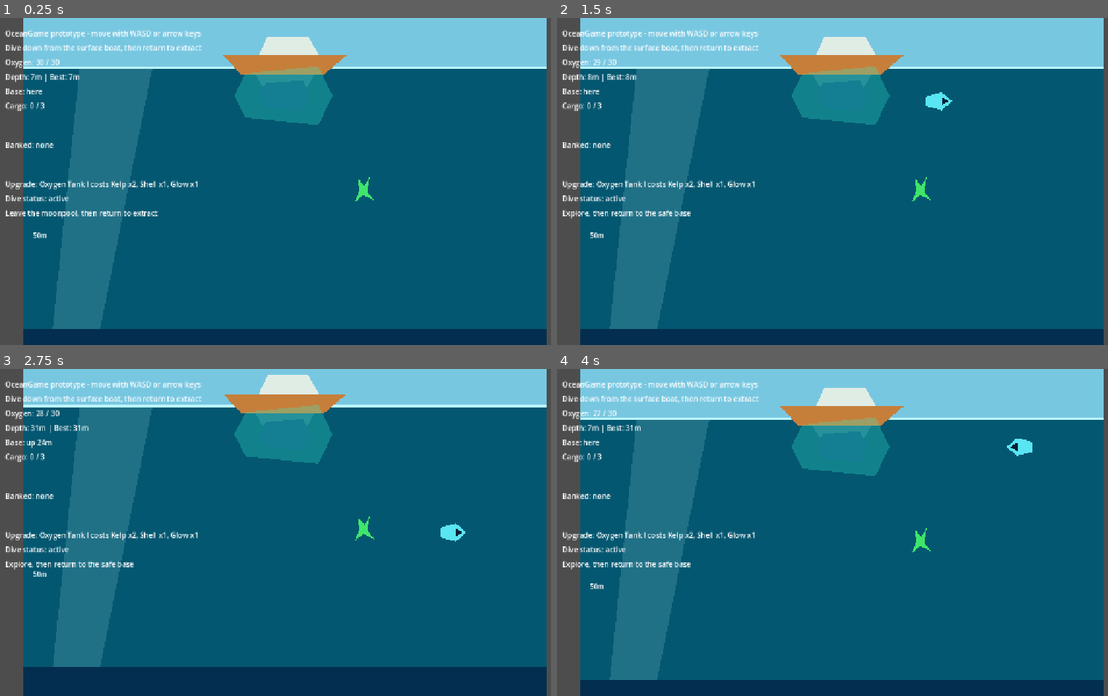
Above: before the commit, frames 1-4 (two rows, left to right).
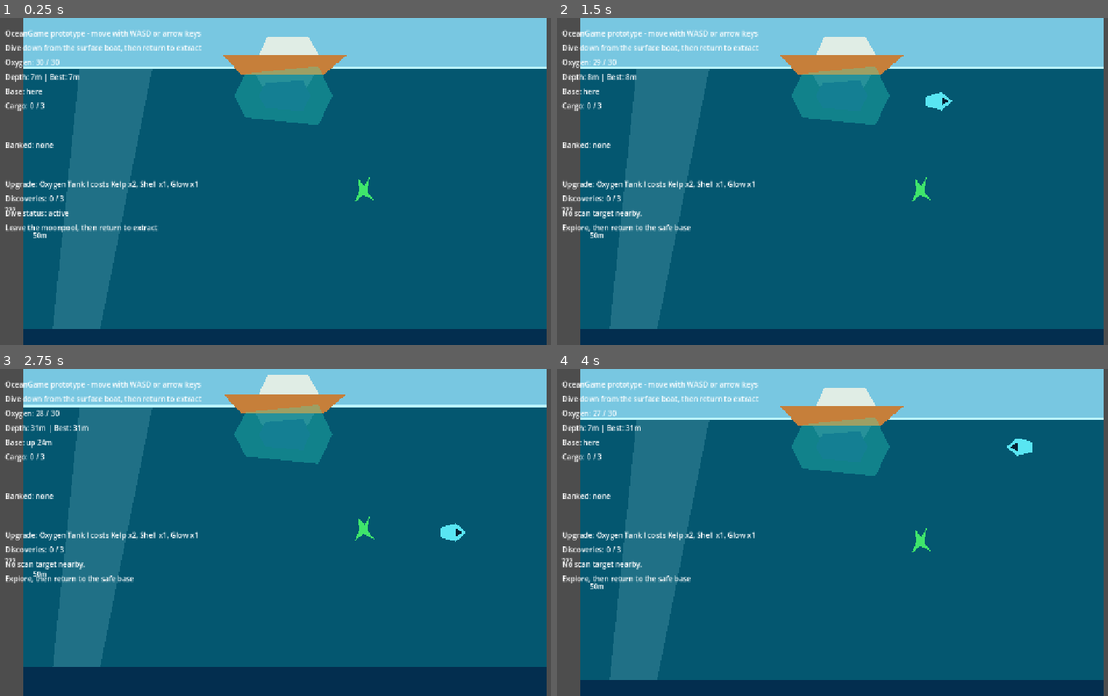
Above: after the commit, the same moments.

Repository: joeypshell/OceanGame
Game: Godot game, scene res://scenes/Main.tscn
Two runs of this game, one before a commit and one after it. Both use one fixed random seed, a clock stepped at 60 frames per second and the inputs below.
Inputs:
- Up to frame 1 (0.25 s): no input
- Up to frame 2 (1.5 s): tap Enter at 0.5 s; hold D (move_right) 0.53-1.28 s; tap F (scan) at 0.6 s; hold S (move_down) from 1.28 s (still down); tap E (interact) at 1.35 s
- Up to frame 3 (2.75 s): tap F (scan) at 1.55, 2.1 s; release S (move_down) at 2.03 s; hold D (move_right) from 2.03 s (still down)
- Up to frame 4 (4 s): release D (move_right) at 2.78 s; hold W (move_up) 2.78-3.53 s; tap F (scan) at 2.85, 3.8 s; hold A (move_left) from 3.53 s (still down); tap E (interact) at 3.6 s

The runs differ from the first frame. In frame 1, 0.8% of the frame differs, in the area x 0-29%, y 54-66%; in frame 2, 0.7%; in frame 3, 0.7%; in frame 4, 0.7%.

Commit message:
Resolve #9 add scanner and lantern fry

Diff:
--- a/scenes/Main.tscn
+++ b/scenes/Main.tscn
@@ -6,6 +6,7 @@
 [ext_resource type="Resource" path="res://resources/kelp_fiber.tres" id="4_kelp_fiber"]
 [ext_resource type="Resource" path="res://resources/shell_fragments.tres" id="5_shell_fragments"]
 [ext_resource type="Resource" path="res://resources/glow_plankton.tres" id="6_glow_plankton"]
+[ext_resource type="Script" path="res://scripts/scannable.gd" id="7_scannable"]
 
 [sub_resource type="CircleShape2D" id="CircleShape2D_base_zone"]
 radius = 96.0
@@ -148,6 +149,30 @@
 polygon = PackedVector2Array(0, -32, 12, -10, 34, -6, 17, 10, 21, 32, 0, 19, -21, 32, -17, 10, -34, -6, -12, -10)
 
 [node name="CollisionShape2D" type="CollisionShape2D" parent="ResourcePickups/GlowPlankton"]
+shape = SubResource("CircleShape2D_pickup")
+
+[node name="Creatures" type="Node2D" parent="."]
+
+[node name="LanternFry" type="Area2D" parent="Creatures"]
+position = Vector2(760, 1510)
+script = ExtResource("7_scannable")
+discovery_id = "lantern_fry"
+display_name = "Lantern Fry"
+description = "A passive fish that drifts around dim bioluminescent blooms."
+gameplay_fact = "Travels near Glow Plankton."
+move_start = Vector2(720, 1510)
+move_end = Vector2(940, 1510)
+move_speed = 48.0
+
+[node name="Visual" type="Polygon2D" parent="Creatures/LanternFry"]
+color = Color(0.96, 0.95, 0.38, 1)
+polygon = PackedVector2Array(-34, 0, -10, -18, 24, -12, 42, 0, 24, 12, -10, 18)
+
+[node name="Glow" type="Polygon2D" parent="Creatures/LanternFry"]
+color = Color(0.7, 1, 0.35, 0.24)
+polygon = PackedVector2Array(-46, 0, -18, -30, 30, -22, 58, 0, 30, 22, -18, 30)
+
+[node name="CollisionShape2D" type="CollisionShape2D" parent="Creatures/LanternFry"]
 shape = SubResource("CircleShape2D_pickup")
 
 [node name="Camera2D" type="Camera2D" parent="Player"]
@@ -216,16 +241,23 @@
 offset_bottom = 386.0
 text = "Upgrade: Oxygen Tank I costs Kelp x2, Shell x1, Glow x1"
 
+[node name="Discoveries" type="Label" parent="HUD"]
+offset_left = 24.0
+offset_top = 386.0
+offset_right = 620.0
+offset_bottom = 418.0
+text = "Discoveries: 0 / 3"
+
 [node name="Status" type="Label" parent="HUD"]
 offset_left = 24.0
-offset_top = 386.0
-offset_right = 620.0
-offset_bottom = 418.0
+offset_top = 418.0
+offset_right = 620.0
+offset_bottom = 450.0
 text = "Dive status: active"
 
 [node name="ExtractionPrompt" type="Label" parent="HUD"]
 offset_left = 24.0
-offset_top = 418.0
-offset_right = 620.0
-offset_bottom = 466.0
+offset_top = 450.0
+offset_right = 620.0
+offset_bottom = 498.0
 text = "Safe base: press E or Enter to extract"
--- a/scripts/main.gd
+++ b/scripts/main.gd
@@ -14,6 +14,8 @@
 @export var oxygen_tank_1_max_oxygen := 40.0
 @export var oxygen_drain_per_second := 1.0
 @export var collect_oxygen_cost := 1.0
+@export var scan_oxygen_cost := 2.0
+@export var scan_range := 120.0
 @export var start_position := Vector2(640.0, 190.0)
 @export var surface_y := 120.0
 @export var pixels_per_meter := 10.0
@@ -26,12 +28,15 @@
 @onready var cargo_label: Label = $HUD/Cargo
 @onready var bank_label: Label = $HUD/BankedResources
 @onready var upgrade_label: Label = $HUD/Upgrade
+@onready var discoveries_label: Label = $HUD/Discoveries
 @onready var status_label: Label = $HUD/Status
 @onready var prompt_label: Label = $HUD/ExtractionPrompt
+@onready var glow_plankton_visual: Polygon2D = $ResourcePickups/GlowPlankton/Visual
 
 var dive_session := DiveSessionScript.new()
 var progression_state := ProgressionStateScript.new()
 var player_in_base := true
+var glow_plankton_highlight_timer := 0.0
 
 func _ready() -> void:
 	base_zone.body_entered.connect(_on_base_zone_body_entered)
@@ -43,6 +48,7 @@
 
 func _process(delta: float) -> void:
 	_update_depth()
+	_update_glow_plankton_highlight(delta)
 	if dive_session.result != DiveSessionScript.Result.DIVING:
 		return
 
@@ -60,6 +66,8 @@
 			_try_extract()
 	elif Input.is_action_just_pressed("restart_dive"):
 		_restart_dive()
+	elif Input.is_action_just_pressed("scan"):
+		_try_scan()
 
 func _try_extract() -> void:
 	if not dive_session.can_extract(player_in_base):
@@ -106,6 +114,54 @@
 		status_label.text = "Oxygen Tank I needs 2 Kelp, 1 Shell, and 1 Glow."
 
 	_update_hud()
+
+func _try_scan() -> void:
+	if dive_session.result != DiveSessionScript.Result.DIVING:
+		return
+
+	var target := _nearest_scannable()
+	if target == null:
+		status_label.text = "No scan target nearby."
+		_update_hud()
+		return
+
+	dive_session.drain_oxygen(scan_oxygen_cost)
+	progression_state.add_discovery(
+		target.discovery_id,
+		target.display_name,
+		target.description,
+		target.gameplay_fact
+	)
+	if target.discovery_id == "lantern_fry":
+		glow_plankton_highlight_timer = 8.0
+
+	if dive_session.result == DiveSessionScript.Result.FAILED:
+		_fail_dive()
+	else:
+		status_label.text = "Scanned %s." % target.display_name
+		_update_hud()
+
+func _nearest_scannable() -> Node:
+	var nearest: Node = null
+	var nearest_distance := scan_range
+	for target in get_tree().get_nodes_in_group("scannables"):
+		var distance := player.global_position.distance_to(target.global_position)
+		if distance <= nearest_distance:
+			nearest = target
+			nearest_distance = distance
+
+	return nearest
+
+func _update_glow_plankton_highlight(delta: float) -> void:
+	if glow_plankton_highlight_timer <= 0.0:
+		glow_plankton_visual.scale = Vector2.ONE
+		glow_plankton_visual.modulate = Color.WHITE
+		return
+
+	glow_plankton_highlight_timer = maxf(0.0, glow_plankton_highlight_timer - delta)
+	var pulse := 1.0 + 0.24 * absf(sin(Time.get_ticks_msec() / 120.0))
+	glow_plankton_visual.scale = Vector2(pulse, pulse)
+	glow_plankton_visual.modulate = Color(1.2, 1.2, 0.7, 1.0)
 
 func _on_resource_pickup_collected(pickup: Node) -> void:
 	if dive_session.result != DiveSessionScript.Result.DIVING:
@@ -142,6 +198,7 @@
 	]
 	bank_label.text = "Banked:%s" % _format_banked_resources()
 	upgrade_label.text = _format_upgrade_status()
+	discoveries_label.text = _format_discoveries()
 
 	if dive_session.result == DiveSessionScript.Result.EXTRACTED:
 		if progression_state.has_upgrade(OXYGEN_TANK_UPGRADE_ID):
@@ -202,6 +259,17 @@
 
 	return "Upgrade: Oxygen Tank I costs Kelp x2, Shell x1, Glow x1"
 
+func _format_discoveries() -> String:
+	var discoveries := progression_state.scan_discoveries
+	var text := "Discoveries: %d / 3" % discoveries.size()
+	if discoveries.is_empty():
+		return text + "\n???"
+
+	for discovery in discoveries.values():
+		text += "\n%s - %s" % [discovery["display_name"], discovery["gameplay_fact"]]
+
+	return text
+
 func _current_max_oxygen() -> float:
 	if progression_state.has_upgrade(OXYGEN_TANK_UPGRADE_ID):
 		return oxygen_tank_1_max_oxygen
--- a/scripts/progression_state.gd
+++ b/scripts/progression_state.gd
@@ -33,8 +33,12 @@
 	purchased_upgrades[upgrade_id] = true
 	return true
 
-func add_discovery(discovery_id: String) -> void:
-	scan_discoveries[discovery_id] = true
+func add_discovery(discovery_id: String, display_name: String, description: String, gameplay_fact: String) -> void:
+	scan_discoveries[discovery_id] = {
+		"display_name": display_name,
+		"description": description,
+		"gameplay_fact": gameplay_fact,
+	}
 
 func resource_count(resource_id: String) -> int:
 	return int(banked_resources.get(resource_id, 0))
--- /dev/null
+++ b/scripts/scannable.gd
@@ -0,0 +1,28 @@
+extends Area2D
+
+@export var discovery_id: String
+@export var display_name: String
+@export var description: String
+@export var gameplay_fact: String
+@export var move_start := Vector2.ZERO
+@export var move_end := Vector2.ZERO
+@export var move_speed := 0.0
+
+var _target := Vector2.ZERO
+
+func _ready() -> void:
+	add_to_group("scannables")
+	if move_speed > 0.0:
+		if move_start == Vector2.ZERO:
+			move_start = global_position
+		if move_end == Vector2.ZERO:
+			move_end = global_position
+		_target = move_end
+
+func _physics_process(delta: float) -> void:
+	if move_speed <= 0.0:
+		return
+
+	global_position = global_position.move_toward(_target, move_speed * delta)
+	if global_position.distance_to(_target) < 4.0:
+		_target = move_start if _target == move_end else move_end
Not shown: 1 places in scenes/Main.tscn that only renumber resources
Not shown, changed: docs/current/GAMEPLAY.md
Not shown, changed: docs/current/ROADMAP.md
